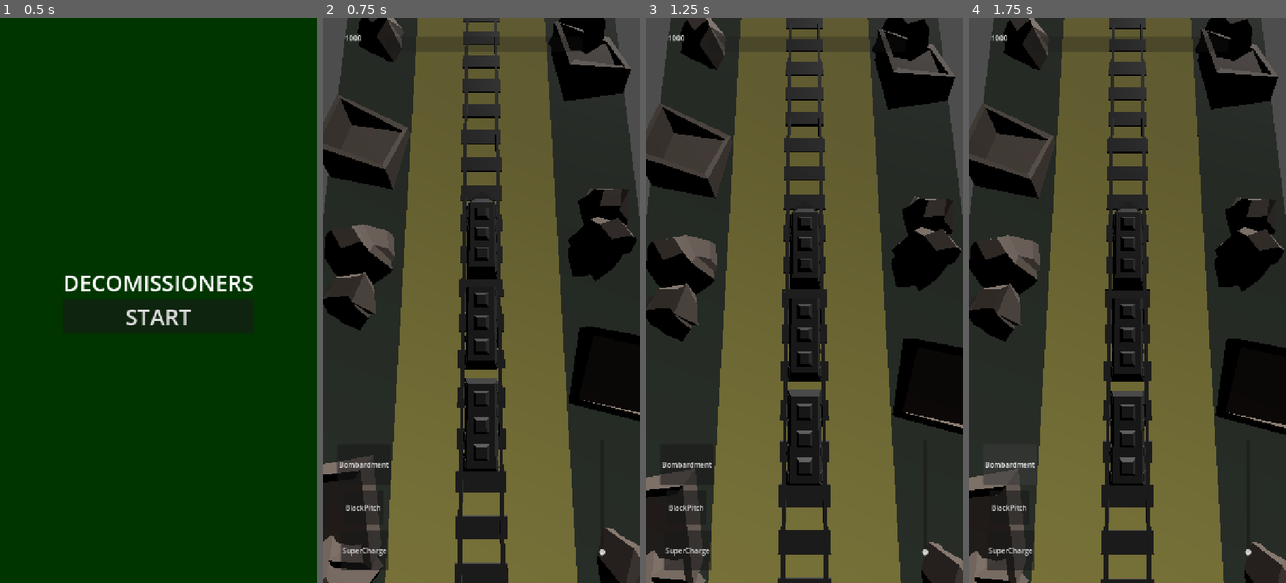
Above: before the commit, frames 1-4 (left to right).
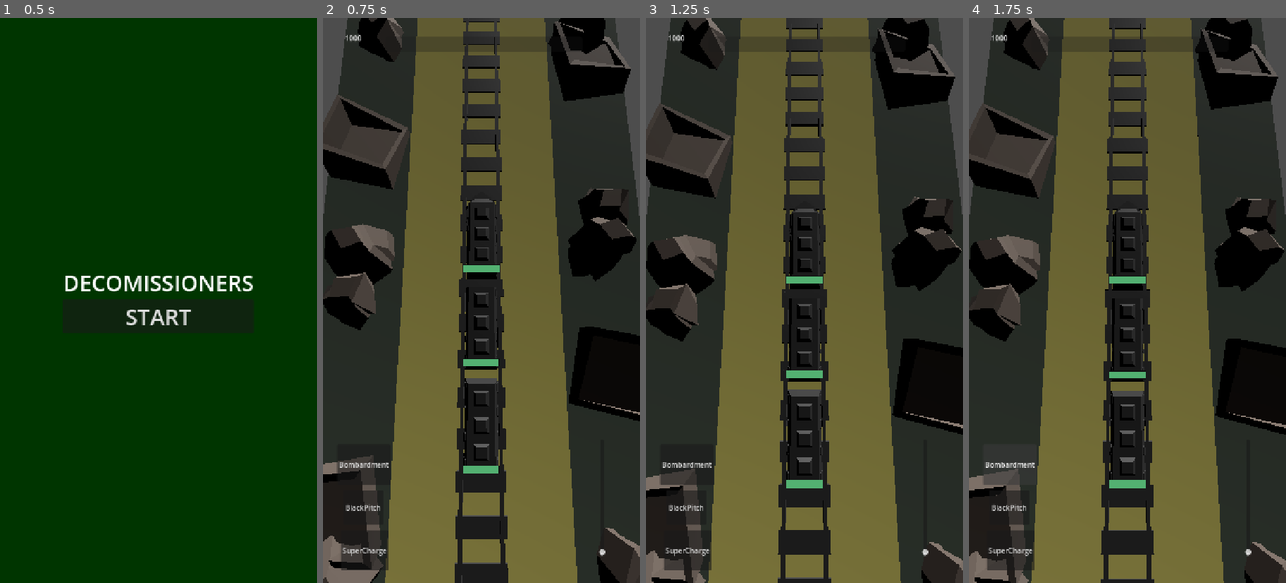
Above: after the commit, the same moments.

Repository: GabrielSiras/Decomissioners
Game: Godot game, scene res://scenes/UI-UX/UI/MENUs/MainMenu.tscn
The game is run twice, just before and just after one commit, with the same random seed, the same clock (stepped at 60 frames per second) and the same inputs.
Inputs:
- Up to frame 1 (0.5 s): no input
- Up to frame 2 (0.75 s): click "START" at 0.5 s
- Up to frame 3 (1.25 s): no input
- Up to frame 4 (1.75 s): click "Bombardment" at 1.25 s

Frame 1 is identical in both runs. In frame 2, 0.4% of the frame differs, in the area x 44-56%, y 43-81%; in frame 3, 0.5%, in the area x 44-56%, y 45-84%; in frame 4, 0.5%.

Commit message:
#FEAT: Adicionado lifebar para trem e wagons.

Diff:
--- a/scenes/Player/Train/Train.tscn
+++ b/scenes/Player/Train/Train.tscn
@@ -2,6 +2,7 @@
 
 [ext_resource type="Script" uid="uid://d4g06iyetgrwf" path="res://scripts/Player/Train/Train.gd" id="1_426cx"]
 [ext_resource type="PackedScene" uid="uid://dn6xiuvp8y7jk" path="res://assets/models/Train/TrainHead.glb" id="2_8tskr"]
+[ext_resource type="PackedScene" uid="uid://cpdwiwgu4gw4f" path="res://scenes/UI-UX/UI/HealthBar.tscn" id="2_sktq5"]
 [ext_resource type="PackedScene" uid="uid://ctf6nkrlj66ni" path="res://scenes/VFX/BreakSparksVFX.tscn" id="2_wj5ji"]
 [ext_resource type="Script" uid="uid://btdr4h44kf6nb" path="res://scripts/Turrets/TurretSlot.gd" id="3_8tskr"]
 
@@ -16,6 +17,7 @@
 collision_mask = 0
 script = ExtResource("1_426cx")
 wheel_markers = [NodePath("Marker3D"), NodePath("Marker3D2")]
+health_bar_scene = ExtResource("2_sktq5")
 brake_vfx_scene = ExtResource("2_wj5ji")
 
 [node name="Model3D" parent="." unique_id=1468624311 instance=ExtResource("2_8tskr")]
--- a/scenes/Player/Wagon/Wagon.tscn
+++ b/scenes/Player/Wagon/Wagon.tscn
@@ -2,6 +2,7 @@
 
 [ext_resource type="Script" uid="uid://b225b0isoi5ib" path="res://scripts/Player/Wagon/Wagon.gd" id="1_fuxle"]
 [ext_resource type="Script" uid="uid://btdr4h44kf6nb" path="res://scripts/Turrets/TurretSlot.gd" id="2_0dljh"]
+[ext_resource type="PackedScene" uid="uid://cpdwiwgu4gw4f" path="res://scenes/UI-UX/UI/HealthBar.tscn" id="2_5143c"]
 [ext_resource type="PackedScene" uid="uid://dvkcs568x08bd" path="res://assets/models/Train/Wagon.glb" id="2_fuxle"]
 
 [sub_resource type="BoxShape3D" id="BoxShape3D_qmg03"]
@@ -14,6 +15,7 @@
 collision_layer = 2
 collision_mask = 0
 script = ExtResource("1_fuxle")
+health_bar_scene = ExtResource("2_5143c")
 
 [node name="Model3D" parent="." unique_id=1445682058 instance=ExtResource("2_fuxle")]
 
--- /dev/null
+++ b/scenes/UI-UX/UI/HealthBar.tscn
@@ -0,0 +1,49 @@
+[gd_scene format=3 uid="uid://cpdwiwgu4gw4f"]
+
+[ext_resource type="Script" uid="uid://cjp5bfn85kdtf" path="res://scripts/UI-UX/UI/HealthBar.gd" id="1_uaa4n"]
+
+[sub_resource type="StyleBoxEmpty" id="StyleBoxEmpty_mhnnr"]
+
+[sub_resource type="StyleBoxFlat" id="StyleBoxFlat_cqjpg"]
+bg_color = Color(0.32437083, 0.6888454, 0.4423217, 1)
+
+[sub_resource type="StyleBoxFlat" id="StyleBoxFlat_qmg03"]
+bg_color = Color(0.06879826, 0.06879829, 0.06879823, 1)
+expand_margin_left = 1.0
+expand_margin_top = 1.0
+expand_margin_right = 1.0
+expand_margin_bottom = 1.0
+shadow_color = Color(0, 0, 0, 0.27450982)
+shadow_offset = Vector2(0, 1)
+
+[sub_resource type="StyleBoxFlat" id="StyleBoxFlat_ykh0f"]
+bg_color = Color(1, 1, 1, 1)
+
+[node name="HealthBar" type="ProgressBar" unique_id=4689051]
+z_index = 1
+offset_right = 340.0
+offset_bottom = 50.0
+theme_override_styles/background = SubResource("StyleBoxEmpty_mhnnr")
+theme_override_styles/fill = SubResource("StyleBoxFlat_cqjpg")
+value = 60.0
+show_percentage = false
+script = ExtResource("1_uaa4n")
+
+[node name="DamageBar" type="ProgressBar" parent="." unique_id=1651147994]
+z_index = -1
+layout_mode = 1
+anchors_preset = 15
+anchor_right = 1.0
+anchor_bottom = 1.0
+grow_horizontal = 2
+grow_vertical = 2
+theme_override_styles/background = SubResource("StyleBoxFlat_qmg03")
+theme_override_styles/fill = SubResource("StyleBoxFlat_ykh0f")
+value = 80.0
+show_percentage = false
+
+[node name="Timer" type="Timer" parent="." unique_id=1772506246]
+wait_time = 0.4
+one_shot = true
+
+[connection signal="timeout" from="Timer" to="." method="_on_timer_timeout"]
--- a/scenes/devroom.tscn
+++ b/scenes/devroom.tscn
@@ -96,6 +96,17 @@
 [node name="DemolishingMenuUI" parent="HUD" unique_id=1660696465 node_paths=PackedStringArray("train") instance=ExtResource("16_h8k66")]
 train = NodePath("../../Player/TrainHead")
 
+[node name="HealthBarsLayer" type="CanvasLayer" parent="HUD" unique_id=1059687408]
+
+[node name="HBoxContainer" type="Control" parent="HUD/HealthBarsLayer" unique_id=434984801]
+layout_mode = 3
+anchors_preset = 15
+anchor_right = 1.0
+anchor_bottom = 1.0
+grow_horizontal = 2
+grow_vertical = 2
+mouse_filter = 2
+
 [node name="Skills" type="CanvasLayer" parent="." unique_id=799799759]
 
 [node name="BombardmentSkillButton" parent="Skills" unique_id=246414351 instance=ExtResource("20_3f7xg")]
--- a/scripts/Player/Train/Train.gd
+++ b/scripts/Player/Train/Train.gd
@@ -3,8 +3,9 @@
 
 @export_category("Train Status")
 @onready var turret_slots_container: Node3D = $TurretSlots
+@export var max_speed: float = 8.0
+var health_bar: HealthBarUI = null
 @export var max_health: int = 200
-@export var max_speed: float = 8.0
 @onready var current_health: int = max_health
 @export var current_armor: int = 10
 @export var wagons: Array[Wagon] = []
@@ -18,6 +19,12 @@
 @export var progress_bar: CanvasLayer
 @export var destination_node: Node3D
 @export var next_gate: Node3D
+
+@export_category("UI Health Bars")
+@export var health_bar_scene: PackedScene
+@export var bar_min_size: Vector2 = Vector2(80, 16)
+@export var bar_offset: Vector3 = Vector3(0, 1.5, 1.2)
+
 
 @export_category("EMP SKILL")
 @export var emp_radius: float = 12.0
@@ -33,6 +40,12 @@
 var start_position: Vector3
 var total_distance: float = 0.0
 var approaching_gate: bool = true
+@export var health: float = 200.0:
+	set(value):
+		health = clamp(value, 0.0, float(max_health))
+		if is_instance_valid(health_bar):
+			health_bar.health = health
+		current_health = int(health)
 
 
 func _ready() -> void:
@@ -40,18 +53,63 @@
 	add_to_group("player_base")
 	add_to_group("player_targets")
 
+	health = float(max_health)
+	if is_instance_valid(health_bar) and health_bar.has_method("init_health"):
+		health_bar.init_health(float(max_health))
+
 	if is_instance_valid(speed_lever):
 		speed_lever.braked.connect(_on_train_braked)
 		speed_lever.speed_changed.connect(_on_speed_changed)
 
 	start_position = global_position
 	_update_wagons_list()
+	_setup_health_bars()
 	current_speed = max_speed * current_speed_factor
 
 	if is_instance_valid(destination_node):
 		total_distance = start_position.distance_to(destination_node.global_position)
 
 	_register_all_slots()
+
+func _process(_delta: float) -> void:
+	_update_bar_position()
+
+func _update_bar_position() -> void:
+	var camera := get_viewport().get_camera_3d()
+	if not is_instance_valid(health_bar) or not is_instance_valid(camera):
+		return
+	var world_pos = global_position + bar_offset
+	health_bar.visible = not camera.is_position_behind(world_pos)
+	if health_bar.visible:
+		health_bar.position = camera.unproject_position(world_pos) - health_bar.size * 0.5
+
+func _setup_health_bars() -> void:
+	var hud_container = get_tree().current_scene.find_child("HealthBarsLayer", true, false)
+	if not hud_container:
+		print("⚠️ HealthBarsLayer não encontrado na HUD!")
+		return
+
+	for child in hud_container.get_children():
+		child.queue_free()
+
+	if health_bar_scene:
+		var head_bar = health_bar_scene.instantiate()
+		hud_container.add_child(head_bar)
+		_prepare_bar(head_bar)
+		head_bar.init_health(float(max_health))
+		health_bar = head_bar
+
+	for wagon in wagons:
+		if is_instance_valid(wagon) and health_bar_scene:
+			var wagon_bar = health_bar_scene.instantiate()
+			hud_container.add_child(wagon_bar)
+			_prepare_bar(wagon_bar)
+			wagon_bar.init_health(float(wagon.max_health))
+			wagon.health_bar = wagon_bar
+
+func _prepare_bar(bar: Control) -> void:
+	bar.custom_minimum_size = bar_min_size
+	bar.size = bar_min_size
 
 func _physics_process(delta: float) -> void:
 	if brake_vfx_cooldown_timer > 0.0:
@@ -223,15 +281,16 @@
 	return null
 
 func take_damage(amount: int) -> void:
-	if current_health <= 0:
+	if health <= 0:
 		return
 
 	var armor_reduction_percent: float = clamp(current_armor, 0, 100) / 100.0
 	var damage_multiplier: float = 1.0 - armor_reduction_percent
-	var final_damage: int = max(0, roundi(amount * damage_multiplier))
-	current_health -= final_damage
-
-	if current_health <= 0:
+	var final_damage: float = max(0.0, float(amount) * damage_multiplier)
+
+	health -= final_damage
+
+	if health <= 0:
 		die()
 
 func die() -> void:
--- a/scripts/Player/Wagon/Wagon.gd
+++ b/scripts/Player/Wagon/Wagon.gd
@@ -5,6 +5,14 @@
 @export var max_health: int = 100
 @export var current_armor: int = 0
 @onready var current_health: int = max_health
+@export var health_bar_scene: PackedScene
+var health_bar: HealthBarUI = null
+@export var health: float = 100.0:
+	set(value):
+		health = clamp(value, 0.0, float(max_health))
+		if is_instance_valid(health_bar):
+			health_bar.health = health
+		current_health = int(health)
 
 @export_category("Movement & Following")
 @export var target: Node3D
@@ -17,6 +25,8 @@
 @export var slot_z_offsets: Array[float] = [1.5, 0.0, -1.5]
 
 @onready var turret_slots_container: Node3D = $TurretSlots
+@export var bar_offset: Vector3 = Vector3(0, 1.5, 2)
+var camera: Camera3D
 
 var assigned_enemies: Array[Node3D] = []
 var slots_status: Dictionary = {}
@@ -24,6 +34,8 @@
 func _ready() -> void:
 	add_to_group("wagons")
 	add_to_group("player_targets")
+
+	health = float(max_health)
 
 	if not is_instance_valid(train_head):
 		var parent = get_parent()
@@ -37,6 +49,8 @@
 		for slot in turret_slots_container.get_children():
 			slots_status[slot] = _find_turret_in_slot(slot)
 
+	camera = get_viewport().get_camera_3d()
+
 func _find_turret_in_slot(slot: Node) -> Node:
 	for child in slot.get_children():
 		if child.has_method("apply_supercharge") or child is TurretBase:
@@ -46,15 +60,21 @@
 				return sub_child
 	return null
 
-func _physics_process(delta: float) -> void:
-	if not is_instance_valid(target):
+func _process(_delta: float) -> void:
+	_update_bar_position()
+
+func _update_bar_position() -> void:
+	var camera := get_viewport().get_camera_3d()
+	if not is_instance_valid(health_bar) or not is_instance_valid(camera):
 		return
+	var world_pos = global_position + bar_offset
+	health_bar.visible = not camera.is_position_behind(world_pos)
+	if health_bar.visible:
+		health_bar.position = camera.unproject_position(world_pos) - health_bar.size * 0.5
 
-	var target_pos = target.global_position + (target.global_transform.basis.z * follow_distance)
-
-	global_position = global_position.lerp(target_pos, follow_speed * delta)
-
-	global_basis = global_basis.slerp(target.global_basis, follow_speed * delta)
+func _exit_tree() -> void:
+	if is_instance_valid(health_bar):
+		health_bar.queue_free()
 
 func place_turret_at_slot(target_slot: Node3D, turret_scene: PackedScene, cost: int) -> bool:
 	if not slots_status.has(target_slot) or slots_status[target_slot] != null:
@@ -109,10 +129,15 @@
 	return 0.0
 
 func take_damage(amount: int) -> void:
+	if health <= 0:
+		return
+
 	var armor_reduction: float = clamp(current_armor, 0, 100) / 100.0
-	var final_damage: int = max(1, roundi(amount * (1.0 - armor_reduction)))
-	current_health -= final_damage
-	if current_health <= 0:
+	var final_damage: float = max(1.0, float(amount) * (1.0 - armor_reduction))
+
+	health -= final_damage
+
+	if health <= 0:
 		destroy_wagon()
 
 func destroy_wagon() -> void:
--- /dev/null
+++ b/scripts/UI-UX/UI/HealthBar.gd
@@ -0,0 +1,44 @@
+class_name HealthBarUI
+extends ProgressBar
+
+@onready var damage_bar: ProgressBar = $DamageBar
+@onready var timer: Timer = $Timer
+
+var health: float = 0.0:
+	set(new_val):
+		var previous_health = health
+		health = new_val
+
+		# Atualiza a barra principal
+		self.value = health
+
+		# Obtém o damage_bar de forma segura caso o @onready ainda não tenha corrido
+		var d_bar = damage_bar if is_instance_valid(damage_bar) else get_node_or_null("DamageBar")
+
+		if health < previous_health:
+			if is_instance_valid(timer):
+				timer.start()
+		else:
+			if is_instance_valid(d_bar):
+				d_bar.value = health
+
+func init_health(max_hp: float) -> void:
+	max_value = max_hp
+	self.value = max_hp
+	health = max_hp
+
+	var d_bar = damage_bar if is_instance_valid(damage_bar) else get_node_or_null("DamageBar")
+	if is_instance_valid(d_bar):
+		d_bar.max_value = max_hp
+		d_bar.value = max_hp
+
+func _ready() -> void:
+	if is_instance_valid(timer):
+		if not timer.timeout.is_connected(_on_timer_timeout):
+			timer.timeout.connect(_on_timer_timeout)
+
+func _on_timer_timeout() -> void:
+	var d_bar = damage_bar if is_instance_valid(damage_bar) else get_node_or_null("DamageBar")
+	if is_instance_valid(d_bar):
+		var tween = create_tween()
+		tween.tween_property(d_bar, "value", health, 0.3)
Not shown, changed: export_presets.cfg
Not shown, added: scripts/UI-UX/UI/HealthBar.gd.uid
